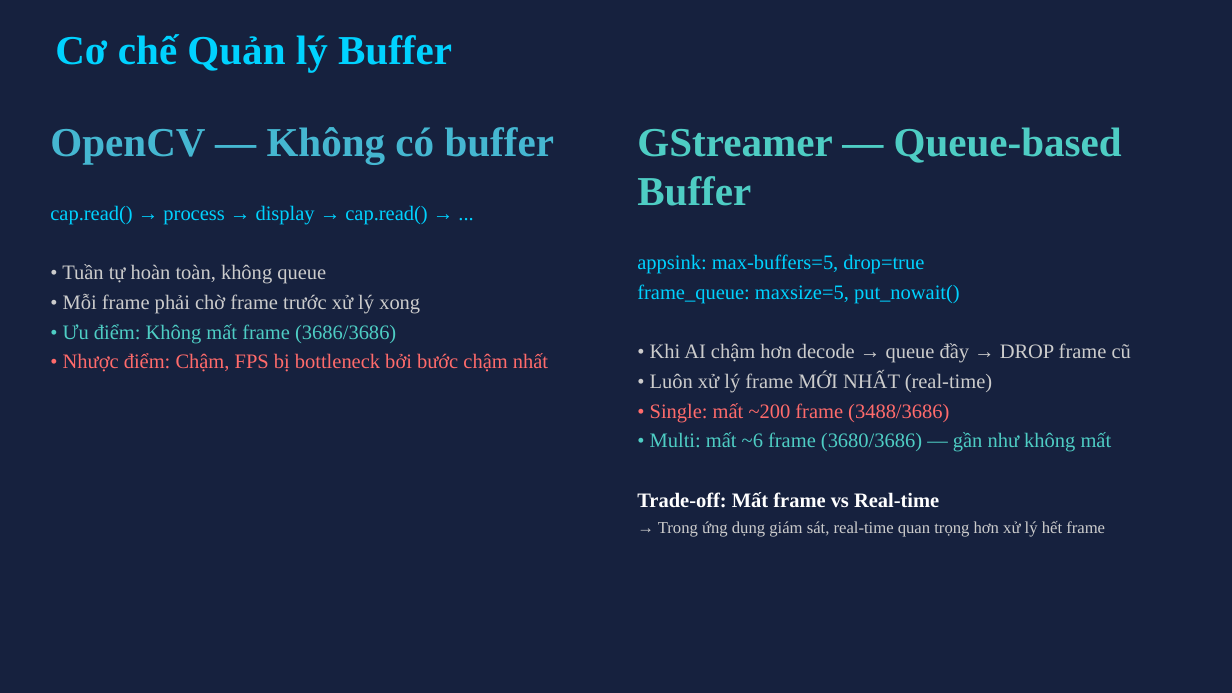
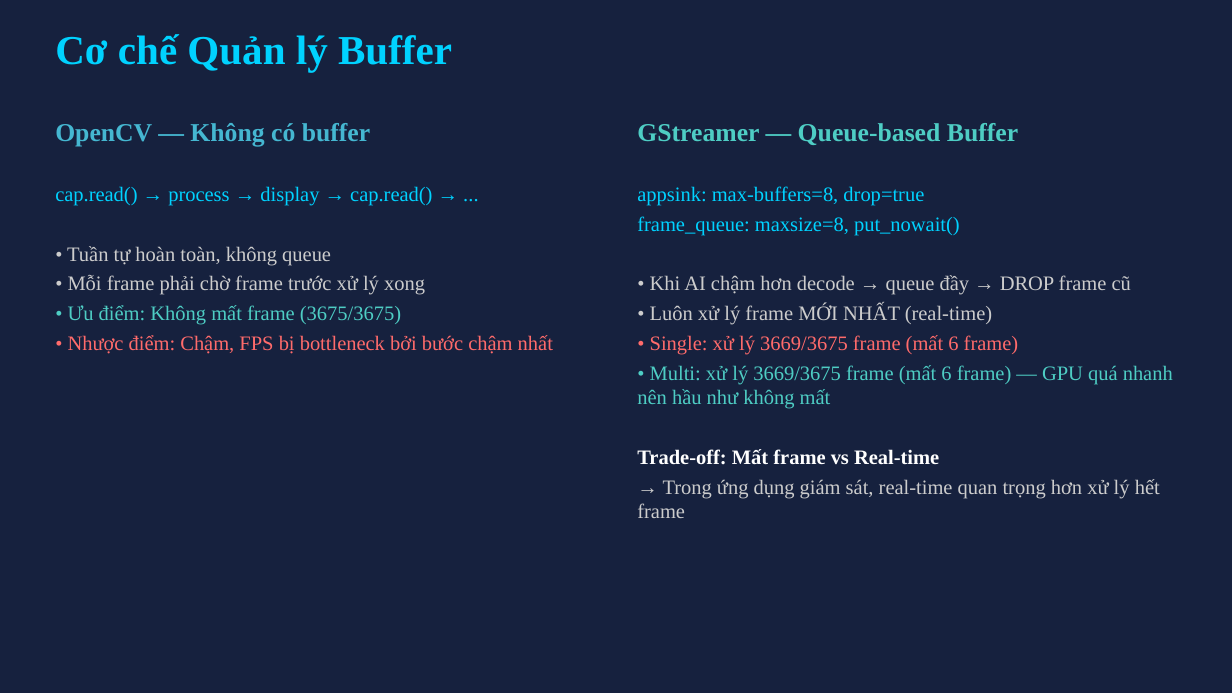
Before and after one commit to phucngongac2901/project_object_detection_benchmark, a slide deck: slide 8 of slide/Đo_luong_va_danh_gia_hieu_nang.pptx. Drawn at 1232x693 pixels with LibreOffice and Linux fonts; fonts in the diff are those of the drawing. Boxes give left, top, right and bottom in pixels: in the first picture for what was removed or moved away, otherwise in the second. Text is boxed around its words. In the diff, an @@ line names an element or a change of style, - is before the commit and + after.

```diff
--- a/slide/Đo_luong_va_danh_gia_hieu_nang.pptx
+++ b/slide/Đo_luong_va_danh_gia_hieu_nang.pptx
@@ text at (55,123,370,146): size 32 to 20 pt in "OpenCV — Không có buffer" @@
@@ text at (637,123,1160,518): size 32 to 20 pt in "GStreamer — Queue-based Buffer"; size 13 to 16 pt in "→ Trong ứng dụng giám sát, real-time ..." @@
@@ text at (637,186,960,236): text changed @@
-appsink: max-buffers=5, drop=true
-frame_queue: maxsize=5, put_nowait()
+appsink: max-buffers=8, drop=true
+frame_queue: maxsize=8, put_nowait()
@@ text at (68,305,401,325): text changed @@
-• Ưu điểm: Không mất frame (3686/3686)
+• Ưu điểm: Không mất frame (3675/3675)
@@ text at (637,335,1173,409): text changed @@
-• Single: mất ~200 frame (3488/3686)
-• Multi: mất ~6 frame (3680/3686) — gần như không mất
+• Single: xử lý 3669/3675 frame (mất 6 frame)
+• Multi: xử lý 3669/3675 frame (mất 6 frame) — GPU quá nhanh nên hầu như không mất
```
Also in this commit, not shown: 9 other slides changed, 1 slide added, 1 slide removed, 29 other files.
